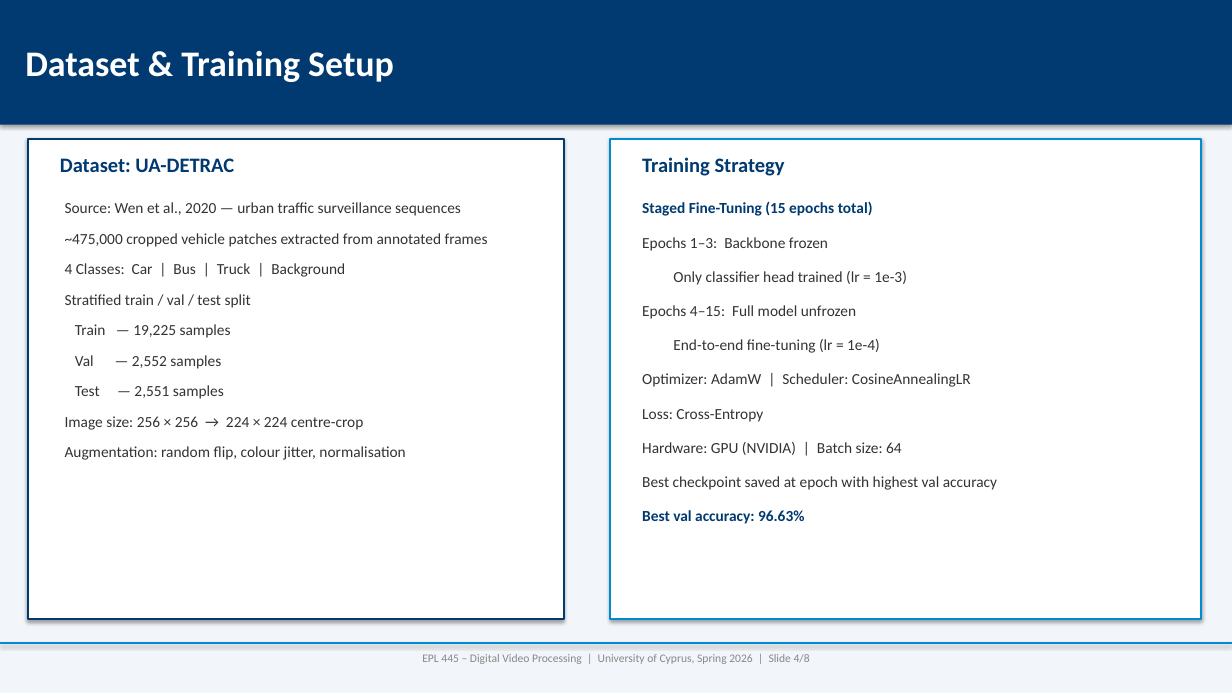
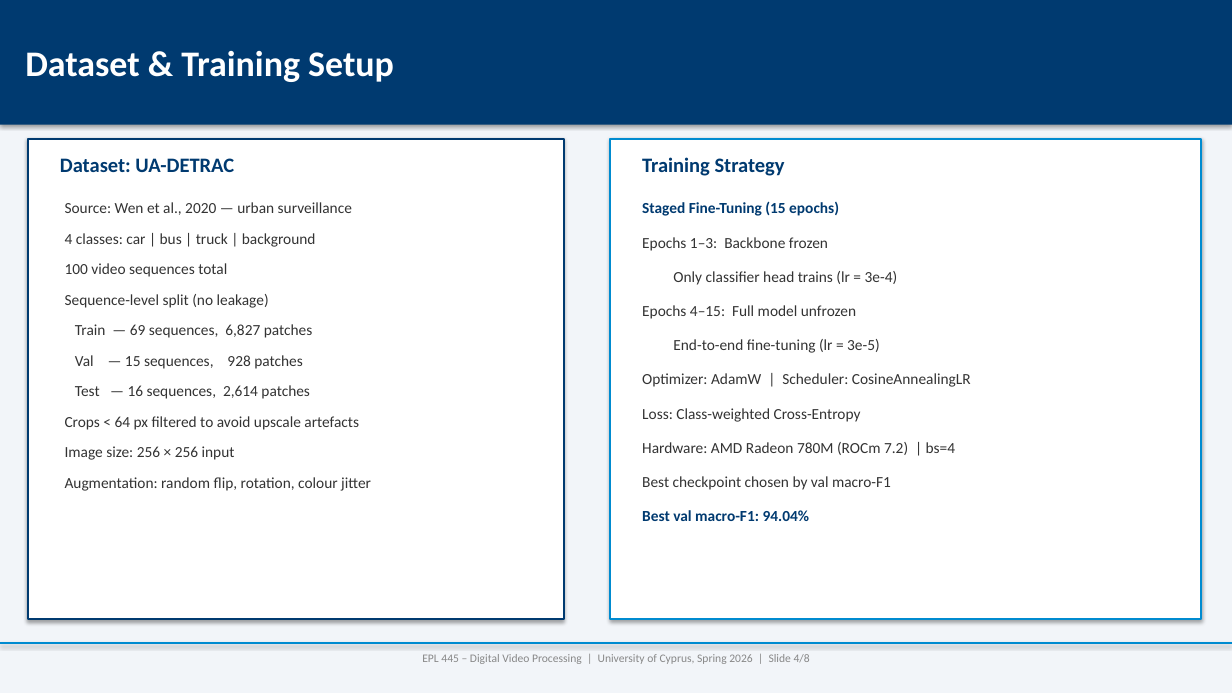
Before and after one commit to AndrewDemsDS/EPL445_MobileViT, a slide deck: slide 4 of EPL445_Interim2_MobileViT_Presentation.pptx. Drawn at 1232x693 pixels with LibreOffice and Linux fonts; fonts in the diff are those of the drawing. Boxes give left, top, right and bottom in pixels: in the first picture for what was removed or moved away, otherwise in the second. Text is boxed around its words. In the diff, an @@ line names an element or a change of style, - is before the commit and + after.

```diff
--- a/EPL445_Interim2_MobileViT_Presentation.pptx
+++ b/EPL445_Interim2_MobileViT_Presentation.pptx
@@ text at (65,202,352,215): text changed @@
-Source: Wen et al., 2020 — urban traffic surveillance sequences
+Source: Wen et al., 2020 — urban surveillance
@@ text at (642,201,839,216): text changed @@
-Staged Fine-Tuning (15 epochs total)
+Staged Fine-Tuning (15 epochs)
@@ text at (65,233,316,247): text changed @@
-4 Classes: Car | Bus | Truck | Background
+4 classes: car | bus | truck | background
@@ text removed at (65,233,488,247) @@
-~475,000 cropped vehicle patches extracted from annotated frames
@@ text added at (65,263,227,277), 12 pt, text #333333 @@
+100 video sequences total
@@ text at (65,294,269,308): text changed @@
-Stratified train / val / test split
+Sequence-level split (no leakage)
@@ text at (673,271,898,285): text changed @@
-Only classifier head trained (lr = 1e-3)
+Only classifier head trains (lr = 3e-4)
@@ text at (75,324,313,338): text changed @@
-Train — 19,225 samples
+Train — 69 sequences, 6,827 patches
@@ text at (75,355,303,369): text changed @@
-Val — 2,552 samples
+Val — 15 sequences, 928 patches
@@ text at (673,339,880,353): text changed @@
-End-to-end fine-tuning (lr = 1e-4)
+End-to-end fine-tuning (lr = 3e-5)
@@ text at (75,385,310,399): text changed @@
-Test — 2,551 samples
+Test — 16 sequences, 2,614 patches
@@ text added at (65,416,359,430), 12 pt, text #333333 @@
+Crops < 64 px filtered to avoid upscale artefacts
@@ text at (642,408,861,422): text changed @@
-Loss: Cross-Entropy
+Loss: Class-weighted Cross-Entropy
@@ text at (65,446,235,460): text changed @@
-Image size: 256 × 256 → 224 × 224 centre-crop
+Image size: 256 × 256 input
@@ text at (642,442,955,455): text changed @@
-Hardware: GPU (NVIDIA) | Batch size: 64
+Hardware: AMD Radeon 780M (ROCm 7.2) | bs=4
@@ text at (65,477,371,491): text changed @@
-Augmentation: random flip, colour jitter, normalisation
+Augmentation: random flip, rotation, colour jitter
@@ text at (642,476,891,490): text changed @@
-Best checkpoint saved at epoch with highest val accuracy
+Best checkpoint chosen by val macro-F1
@@ text at (642,510,810,521): text changed @@
-Best val accuracy: 96.63%
+Best val macro-F1: 94.04%
```
Also in this commit, not shown: 5 other slides changed, 24 other files.
